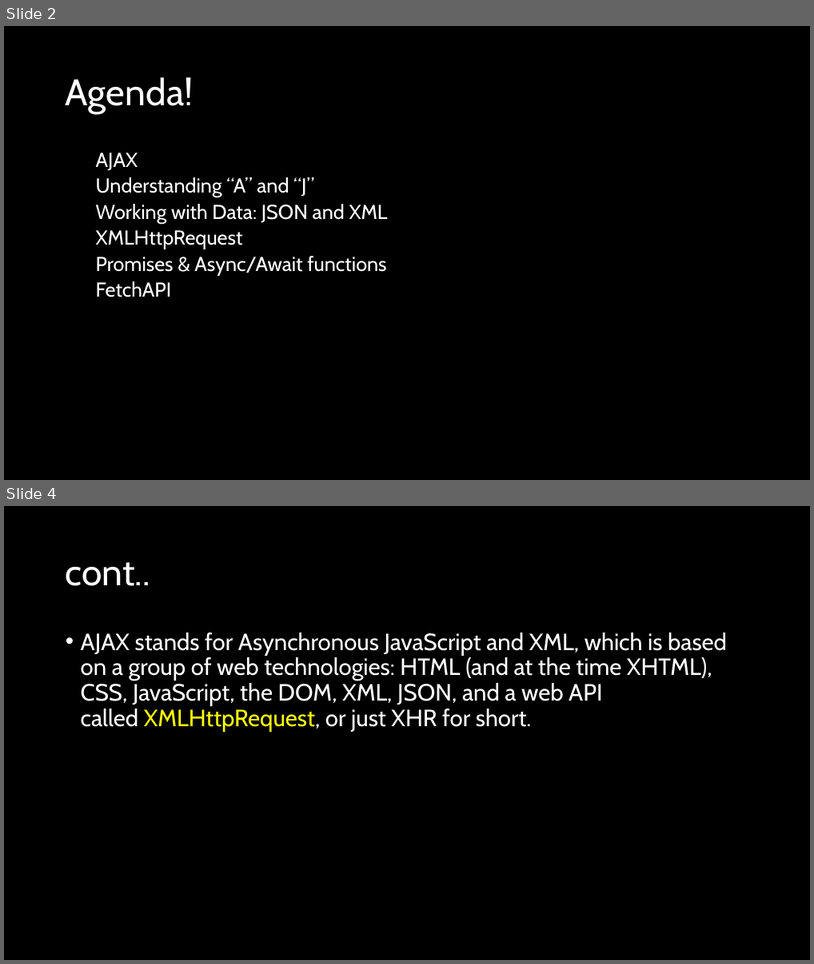
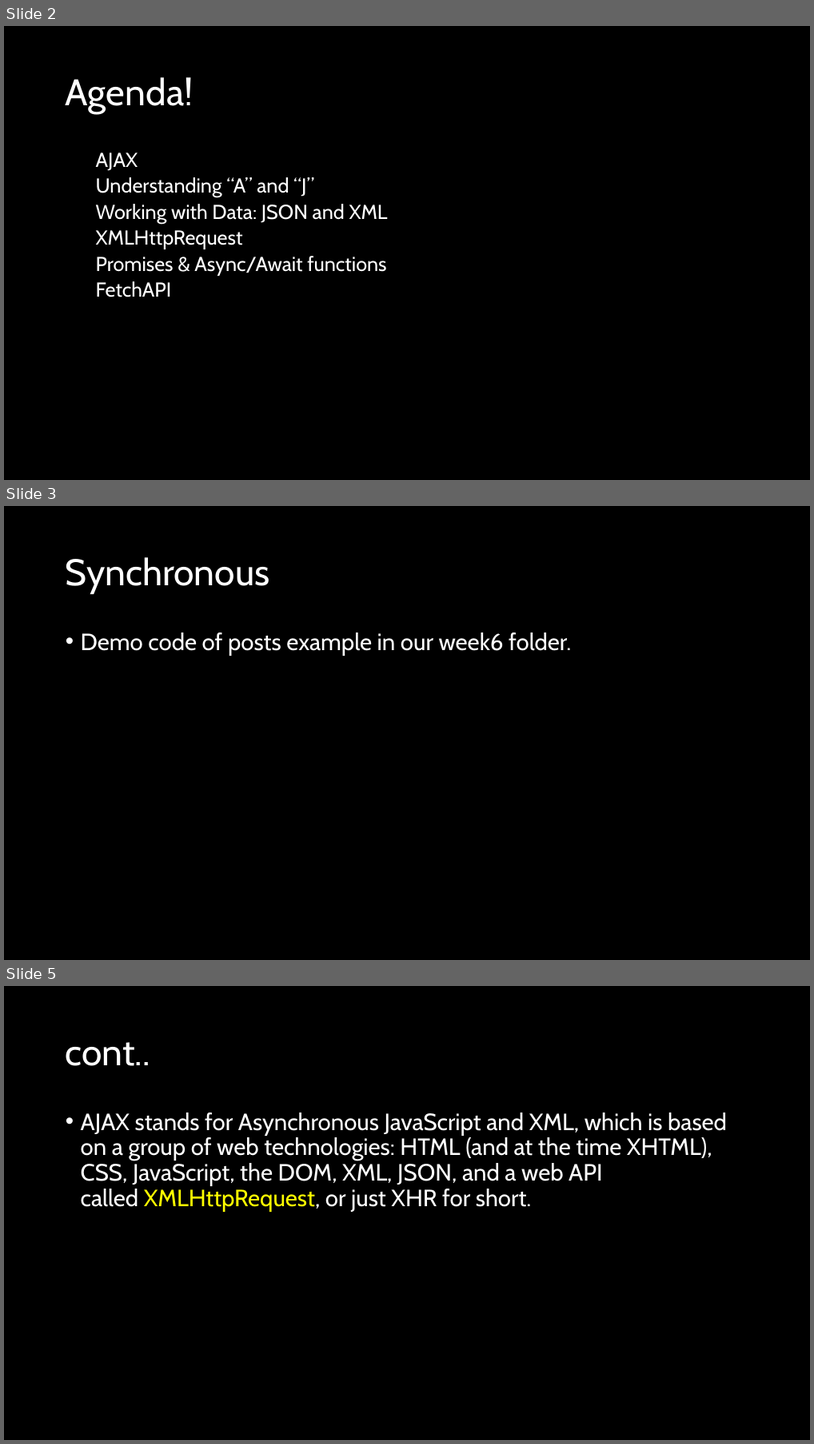
Before and after one commit to natiquekeyin/fall2024, a slide deck: JavaScript/Week6/Week6.pptx. Shown one above the other, each under a label of ours: slides 2 and 4 before the commit, slides 2, 3 and 5 after it; the slides between them are not shown. The pictures are 814x964 and 814x1444 pixels, drawn with LibreOffice and Linux fonts; fonts in the diff are those of the drawing. Boxes give left, top, right and bottom in pixels: in the first picture for what was removed or moved away, otherwise in the second. Text is boxed around its words. In the diff, an @@ line names an element or a change of style, - is before the commit and + after.

```diff
--- a/JavaScript/Week6/Week6.pptx
+++ b/JavaScript/Week6/Week6.pptx
@@ slide 3 added at (x1=4, y1=506, x2=810, y2=960), background #000000 @@
@@ title added at (x1=66, y1=557, x2=270, y2=594), 44 pt, text #FFFFFF @@
+Synchronous
@@ text added at (x1=81, y1=632, x2=571, y2=656), 28 pt, text #FFFFFF @@
+• Demo code of posts example in our week6 folder.
@@ what was slide 4 is now slide 5 @@
```
Also in this commit, not shown: 1 slide changed, 6 other files.
